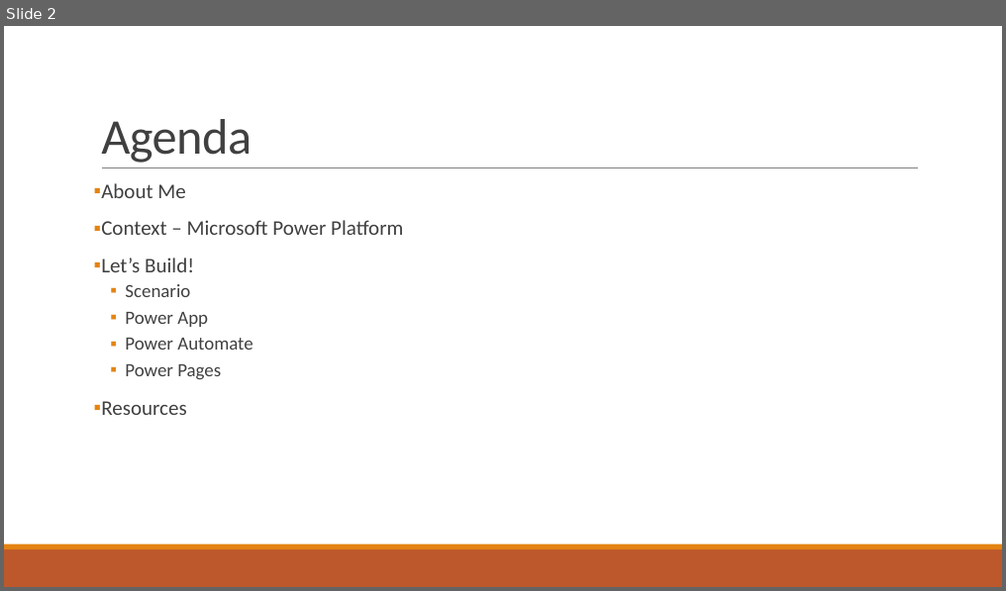
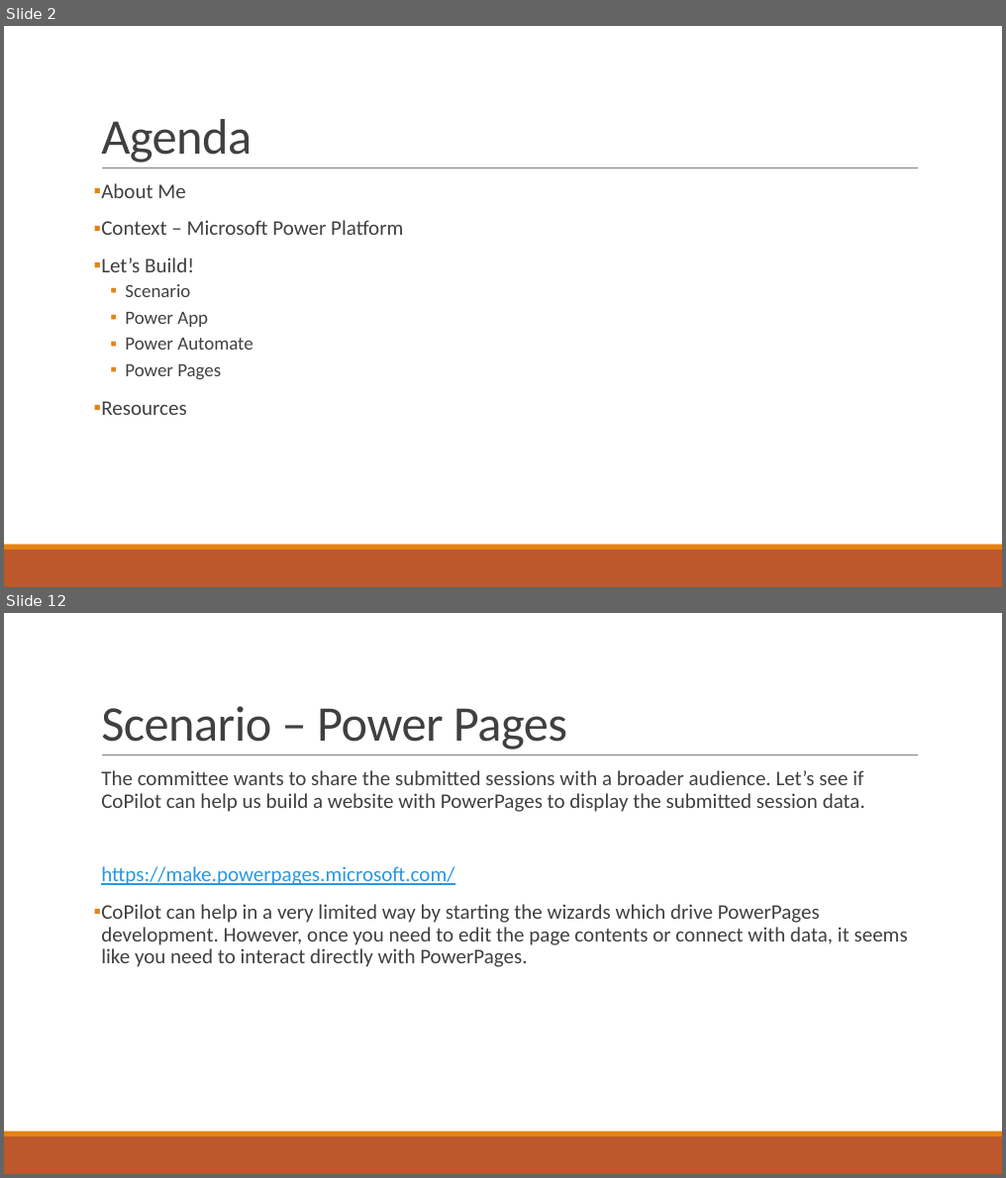
Before and after one commit to eflamm/presentations, a slide deck: Pilot to CoPilot(s).pptx. Shown one above the other, each under a label of ours: slide 2 before the commit, slides 2 and 12 after it; the slides between them are not shown. The pictures are 1006x591 and 1006x1178 pixels, drawn with LibreOffice and Linux fonts; fonts in the diff are those of the drawing. Boxes give left, top, right and bottom in pixels: in the first picture for what was removed or moved away, otherwise in the second. Text is boxed around its words. In the diff, an @@ line names an element or a change of style, - is before the commit and + after.

```diff
--- a/Pilot to CoPilot(s).pptx
+++ b/Pilot to CoPilot(s).pptx
@@ slide 12 added at (4, 613, 1002, 1174), background #FFFFFF; not listed: 3 template elements that a slide beside it also shows @@
@@ title added at (101, 706, 567, 750), 48 pt, text #404040 @@
+Scenario – Power Pages
@@ text added at (101, 770, 908, 967), 20 pt, text #404040 @@
+  The committee wants to share the submitted sessions with a broader audience. Let’s see if CoPilot can help us build a website with PowerPages to display the submitted session data.
+  https://make.powerpages.microsoft.com/
+▪ CoPilot can help in a very limited way by starting the wizards which drive PowerPages development. However, once you need to edit the page contents or connect with data, it seems like you need to interact directly with PowerPages.
```
Also in this commit, not shown: 11 other slides added, 1 other file.
